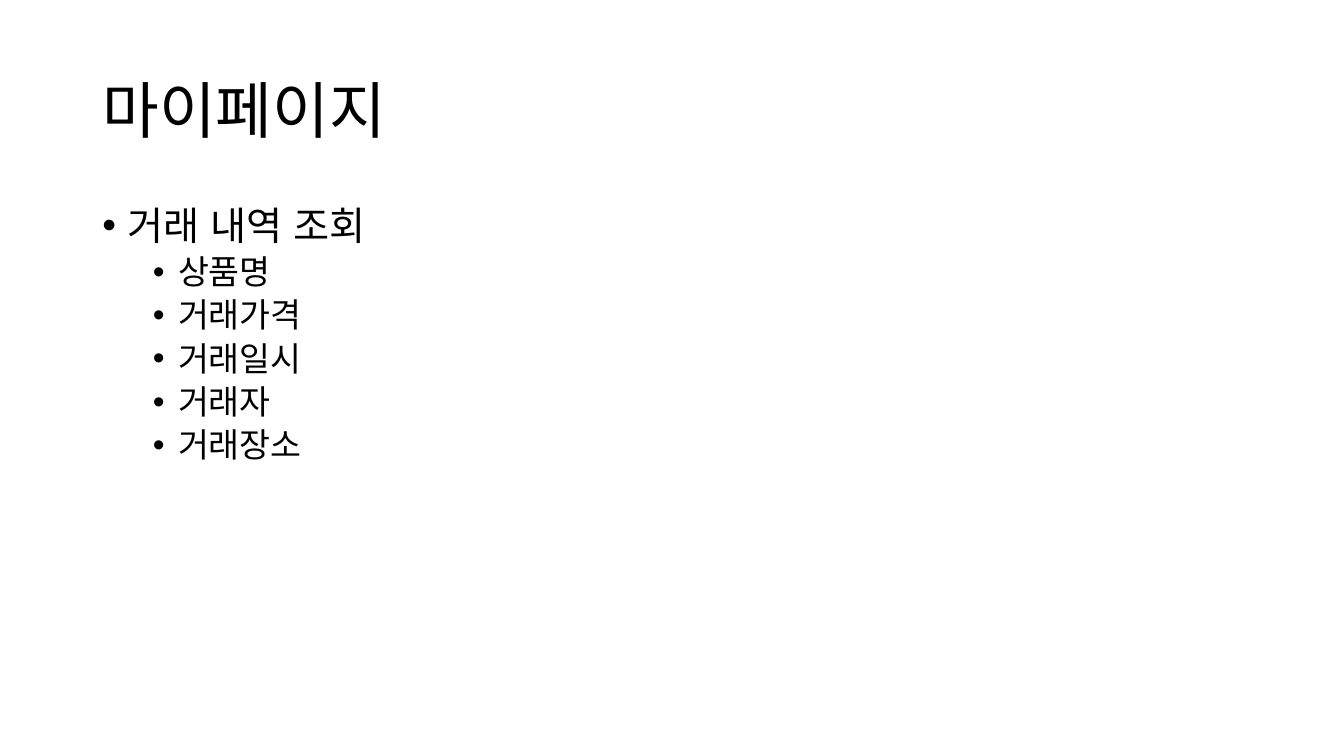
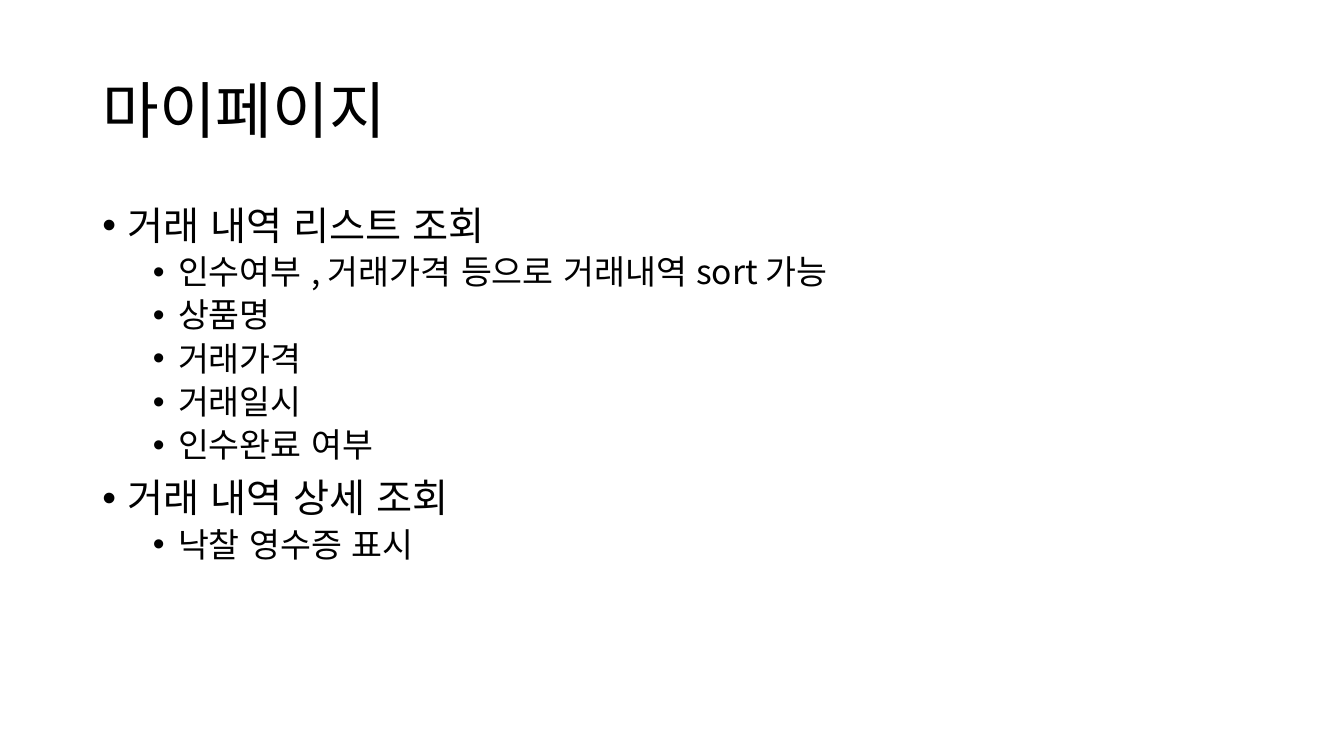
Before and after one commit to Singan/anabada-project, a slide deck: slide 17 of ppt/요구사항 명세서.pptx (slide 14 before the commit). Drawn at 1344x756 pixels with LibreOffice and Linux fonts; fonts in the diff are those of the drawing. Boxes give left, top, right and bottom in pixels: in the first picture for what was removed or moved away, otherwise in the second. Text is boxed around its words. In the diff, an @@ line names an element or a change of style, - is before the commit and + after.

```diff
--- a/ppt/요구사항 명세서.pptx
+++ b/ppt/요구사항 명세서.pptx
@@ text at <box>128,207,828,287</box>: text changed; size 28 to 24 pt @@
-• 거래 내역 조회
+• 거래 내역 리스트 조회
+  • 인수여부 , 거래가격 등으로 거래내역 sort 가능
@@ text at <box>128,429,449,560</box>: text changed @@
-  • 거래자
-  • 거래장소
+  • 인수완료 여부
+• 거래 내역 상세 조회
+  • 낙찰 영수증 표시
```
Also in this commit, not shown: 10 other slides changed, 4 slides added.
